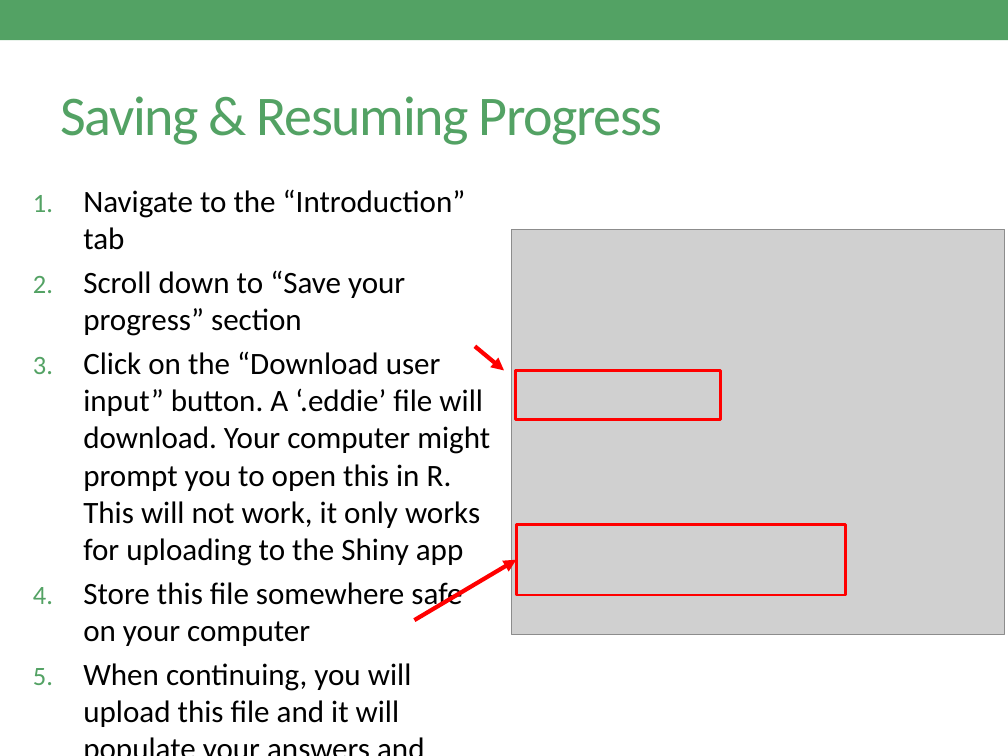
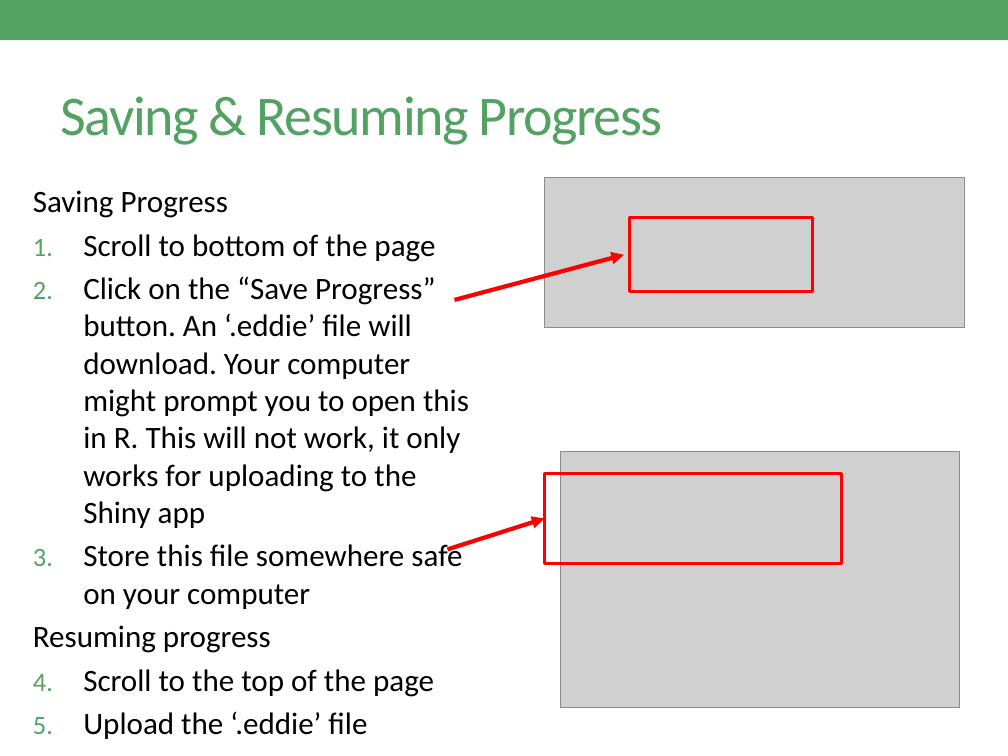
Before and after one commit to CareyLabVT/MacrosystemsEDDIE, a slide deck: slide 10 of EDI_Publishing/Macrosystems_EDDIE_Module_8_DecisionSupport/Editable_versions_all_files/Getting_Started_with_Shiny_FINAL.pptx. Drawn at 1008x756 pixels with LibreOffice and Linux fonts; fonts in the diff are those of the drawing; grey boxes stand for pictures. Boxes give left, top, right and bottom in pixels: in the first picture for what was removed or moved away, otherwise in the second. Text is boxed around its words. In the diff, an @@ line names an element or a change of style, - is before the commit and + after.

```diff
--- a/EDI_Publishing/Macrosystems_EDDIE_Module_8_DecisionSupport/Editable_versions_all_files/Getting_Started_with_Shiny_FINAL.pptx
+++ b/EDI_Publishing/Macrosystems_EDDIE_Module_8_DecisionSupport/Editable_versions_all_files/Getting_Started_with_Shiny_FINAL.pptx
@@ picture added at [544,177,965,327] @@
@@ text at [33,190,469,528]: text changed @@
-1. Navigate to the “Introduction” tab
-2. Scroll down to “Save your progress” section
-3. Click on the “Download user input” button. A ‘.eddie’ file will download. Your computer might prompt you to open this in R. This will not work, it only works for uploading to the Shiny app
+Saving Progress
+1. Scroll to bottom of the page
+2. Click on the “Save Progress” button. An ‘.eddie’ file will download. Your computer might prompt you to open this in R. This will not work, it only works for uploading to the Shiny app
@@ picture removed at [511,229,1005,634] @@
@@ rectangle: place and size @@
-rectangle at [515,370,720,419]
+rectangle at [629,218,811,291]
@@ arrow moved from (475, 347) - (504, 370) to (455, 300) - (624, 255) @@
@@ rectangle: place and size @@
-rectangle at [516,524,846,595]
+rectangle at [544,474,842,563]
@@ picture added at [560,451,960,707] @@
@@ arrow moved from (414, 620) - (516, 559) to (448, 549) - (544, 518) @@
@@ text at [33,625,434,739]: text changed @@
-5. When continuing, you will upload this file and it will populate your answers and saved parameters
+Resuming progress
+1. Scroll to the top of the page
+2. Upload the ‘.eddie’ file
+3. This will populate your saved text answers and saved parameters
```
Also in this commit, not shown: 8 other slides changed, 21 other files.
